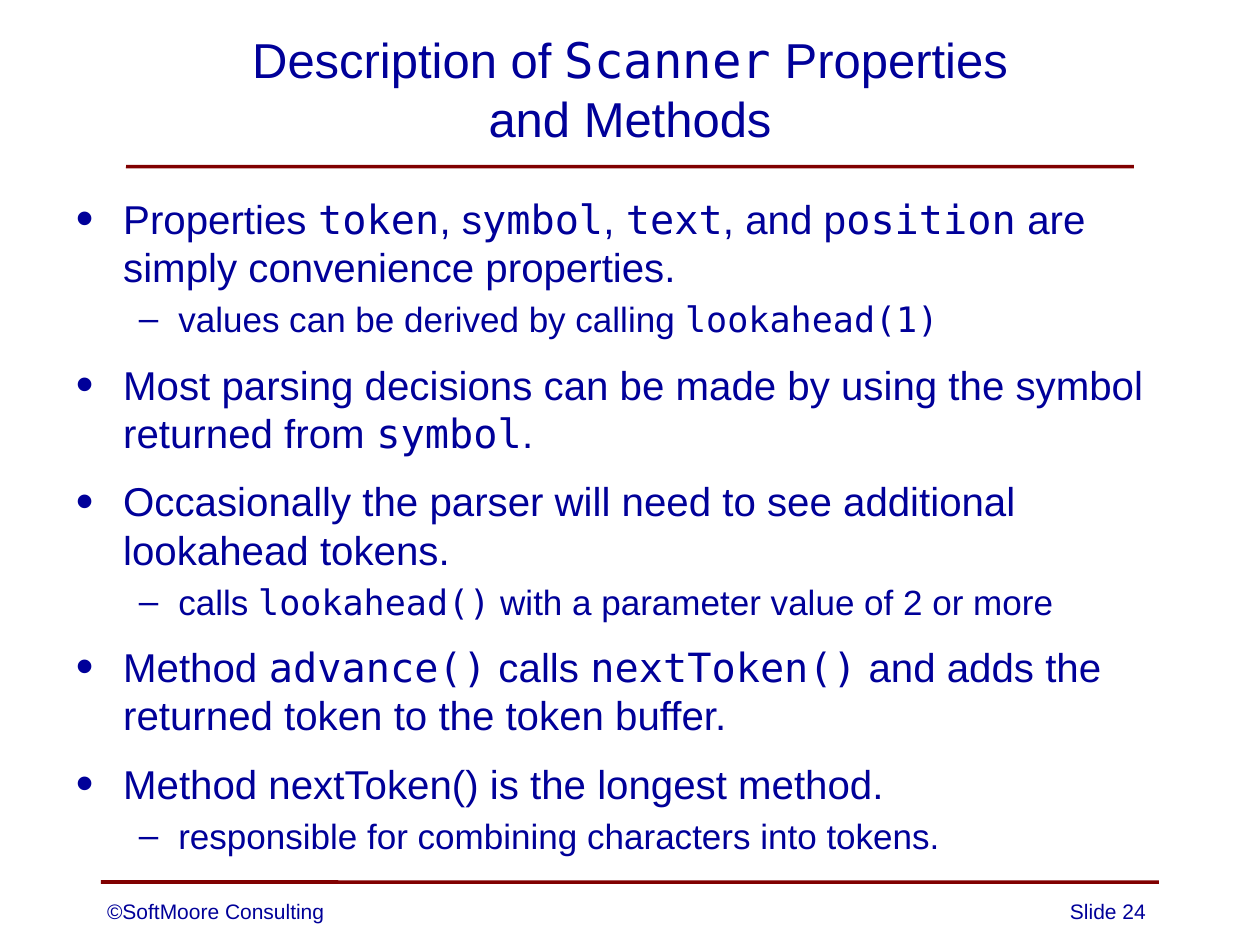
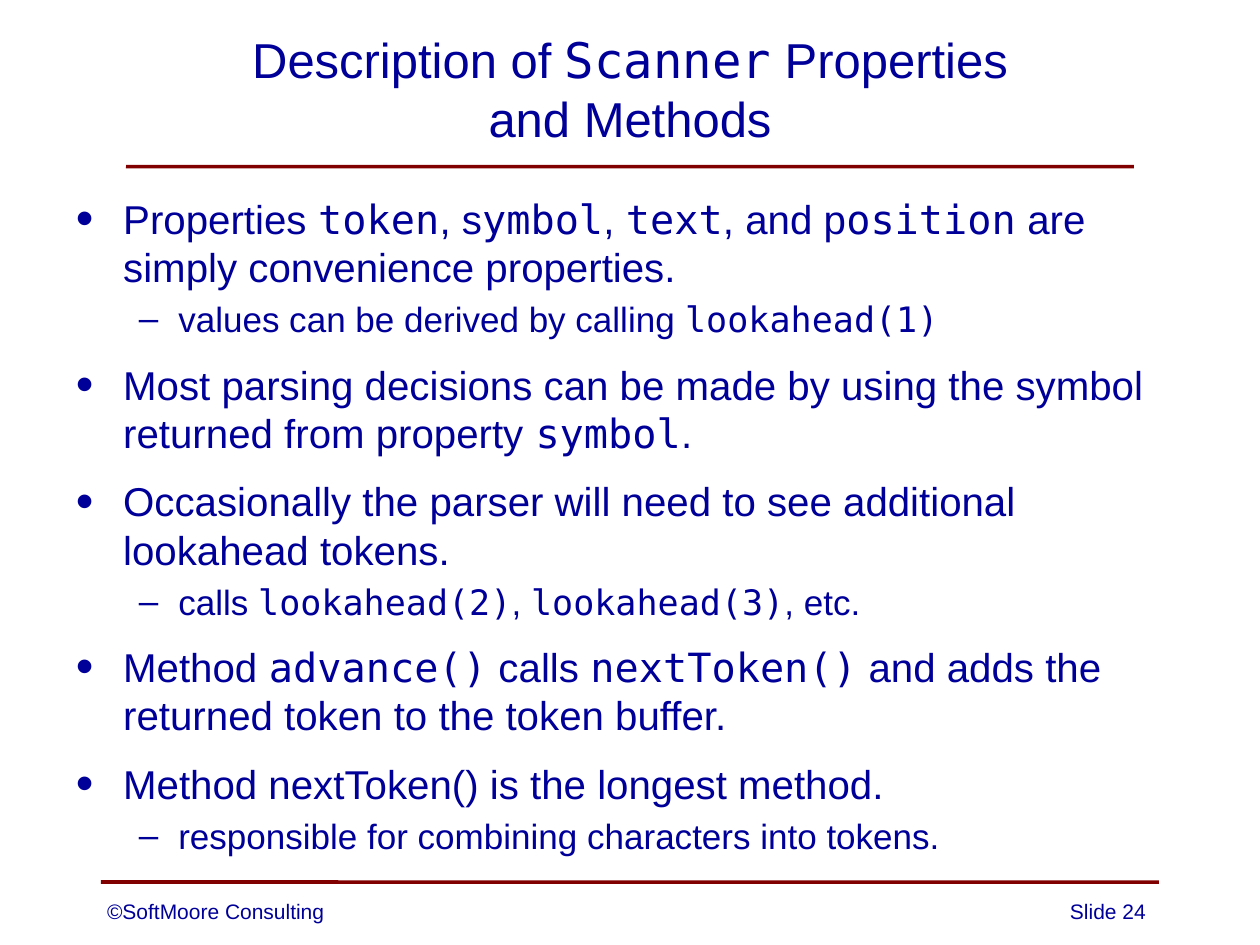
Before and after one commit to SoftMoore/CPRL-Kt-2nd, a slide deck: slide 24 of PowerPoints/05 - Lexical Analysis.pptx. Drawn at 1260x945 pixels with LibreOffice and Linux fonts; fonts in the diff are those of the drawing. Boxes give left, top, right and bottom in pixels: in the first picture for what was removed or moved away, otherwise in the second. Text is boxed around its words. In the diff, an @@ line names an element or a change of style, - is before the commit and + after.

```diff
--- a/PowerPoints/05 - Lexical Analysis.pptx
+++ b/PowerPoints/05 - Lexical Analysis.pptx
@@ text at [123,371,1143,457]: text changed @@
-• Most parsing decisions can be made by using the symbol returned from symbol.
+• Most parsing decisions can be made by using the symbol returned from property symbol.
@@ text at [178,588,860,620]: text changed; font Arial to DejaVu Sans Mono @@
-  – calls lookahead() with a parameter value of 2 or more
+  – calls lookahead(2), lookahead(3), etc.
```
Also in this commit, not shown: 9 other slides changed, 9 other files.
